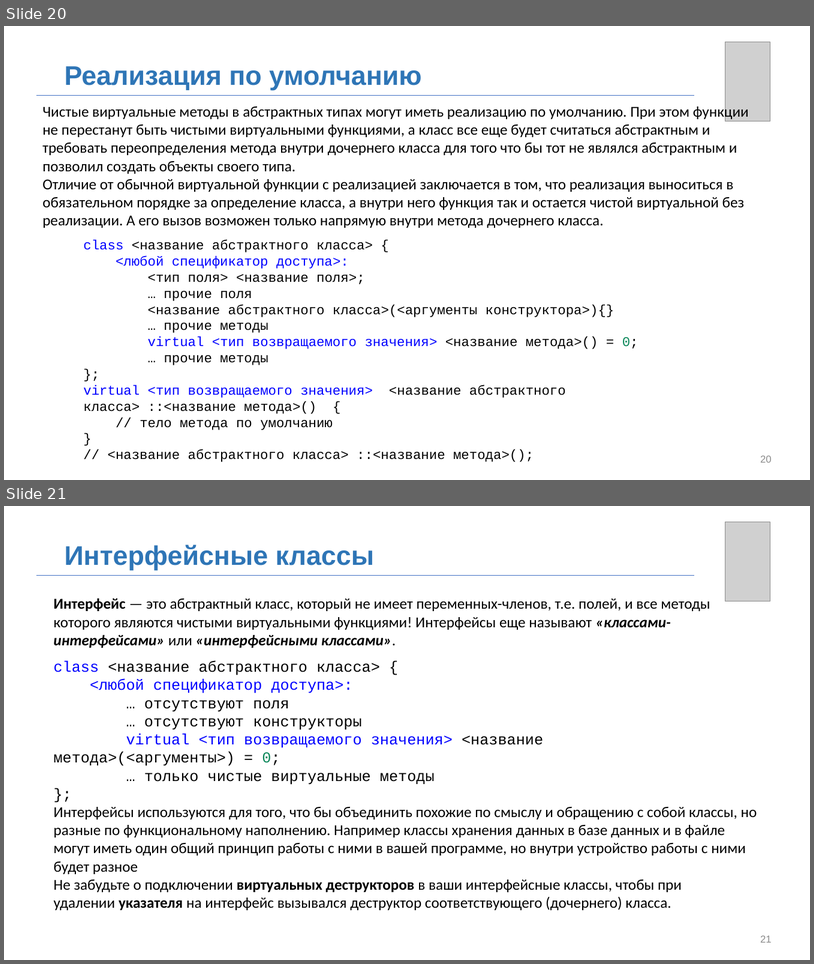
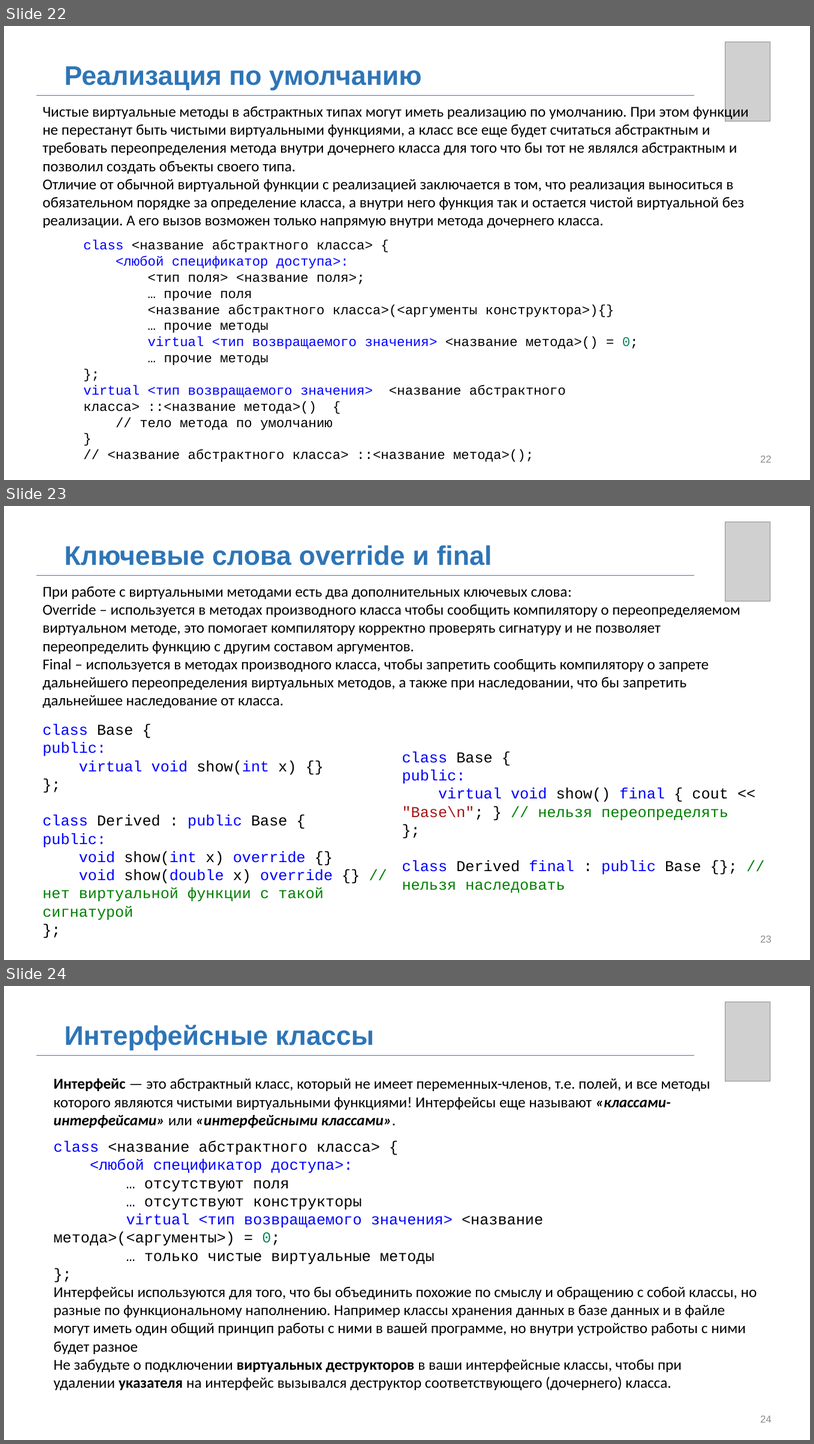
Before and after one commit to MUCTR-IKT-CPP/cpp_course, a slide deck: Лекции/2025/6/Абстрактные классы.pptx. Shown one above the other, each under a label of ours: slides 20 and 21 before the commit, slides 22, 23 and 24 after it. The pictures are 814x964 and 814x1444 pixels, drawn with LibreOffice and Linux fonts; fonts in the diff are those of the drawing; grey boxes stand for pictures; background and template pictures are left out. Boxes give left, top, right and bottom in pixels: in the first picture for what was removed or moved away, otherwise in the second. Text is boxed around its words. In the diff, an @@ line names an element or a change of style, - is before the commit and + after.

```diff
--- a/Лекции/2025/6/Абстрактные классы.pptx
+++ b/Лекции/2025/6/Абстрактные классы.pptx
@@ slide 23 added at [4,506,810,960], background picture (left out) @@
@@ picture added at [726,522,770,601] @@
@@ text added at [65,545,492,565], 32 pt, text #2E75B6, bold @@
+Ключевые слова override и final
@@ line added from (36, 575) to (695, 575), #4472C4 0.5 pt @@
@@ text added at [42,586,741,708], 18 pt, text #000000 @@
+При работе с виртуальными методами есть два дополнительных ключевых слова:
+Override – используется в методах производного класса чтобы сообщить компилятору о переопределяемом виртуальном методе, это помогает компилятору корректно проверять сигнатуру и не позволяет переопределить функцию с другим составом аргументов.
+Final – используется в методах производного класса, чтобы запретить сообщить компилятору о запрете дальнейшего переопределения виртуальных методов, а также при наследовании, что бы запретить дальнейшее наследование от класса.
@@ text added at [42,724,333,920], 18 pt, text #0000FF @@
+class Base {
+public:
+virtual void show(int x) {}
+};
+class Derived : public Base {
+public:
+void show(int x) override {}
+void show(double x) override {} // нет виртуальной функции с такой сигнатурой
+};
@@ text added at [402,751,729,892], 18 pt, text #0000FF @@
+class Base {
+public:
+virtual void show() final { cout << "Base\n"; } // нельзя переопределять
+};
+class Derived final : public Base {}; // нельзя наследовать
@@ page number added at [761,935,772,942], 12 pt, text #8C8C8C @@
+23
@@ what was slide 20 is now slide 22 @@
@@ page number at [761,455,772,462]: text changed @@
-20
+22
@@ what was slide 21 is now slide 24 @@
@@ page number at [761,1415,772,1422]: text changed @@
-21
+24
```
Also in this commit, not shown: 3 slides changed, 3 other slides added, 1 other file.
